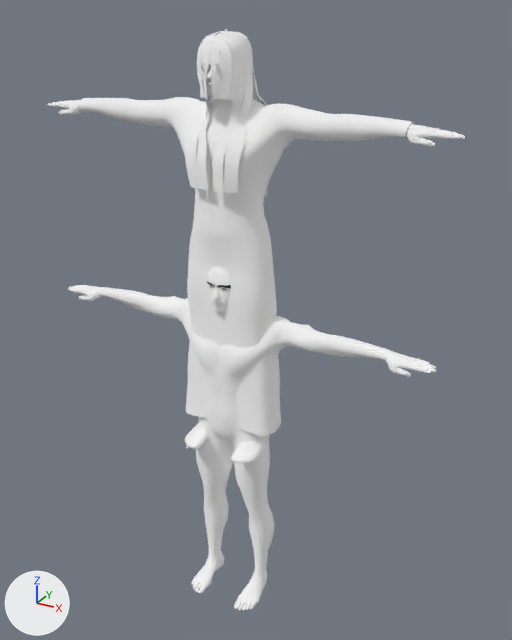
Renders of the glTF model models/player.glb from each side of a commit.
The view is the same before and after, from a camera (50 mm lens) standing at (1.52, -2.5, 2.73) and looking at (0.08, 0.12, 1.42). The lights are fixed; the arrows at lower left show +X, +Y and +Z.

Names of what the first picture shows: 'player.Body', 'player.male_muscle_13290'.
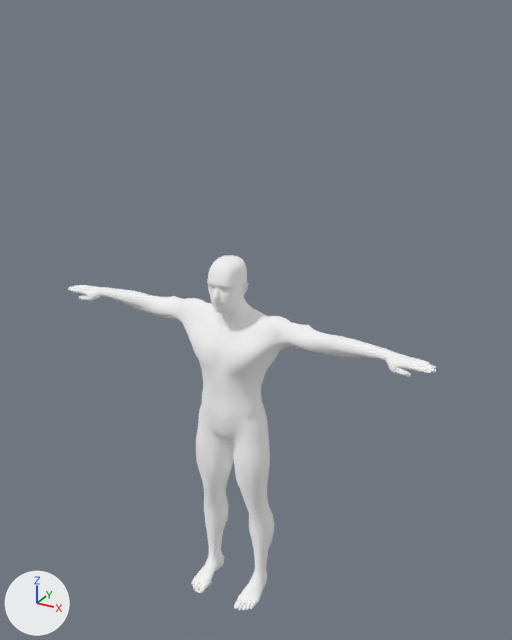
What differs and where, as boxes (x1, y1, x2, y2) in the pictures (512 x 640 px):
```json
{"object": "player.Body", "change": "deleted", "before": [47, 29, 465, 465]}
```

Edits to the scene script, one JSON object a line:
```json
{"op": "remove", "block": "ob_player_body", "code": ["ob_player_body = bpy.data.objects.new('player.Body', me_playerbodymesh)", "ob_player_body.location = (0.0, 0.0, 0.815)"]}
```
